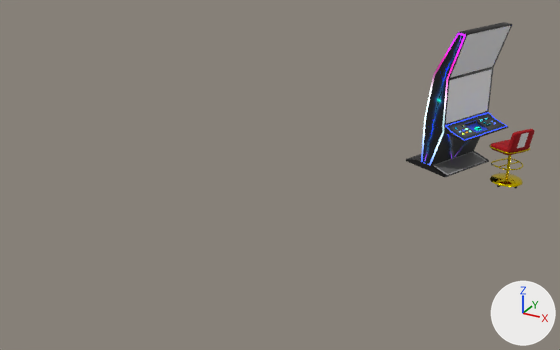
The FBX model Assets/Artwork/Environment/MainScene/Automat3.fbx as it was, and as the next commit left it.
Both versions are drawn from a 50 mm camera at (7.64, -0.6, 9.22) aimed at (0.97, 11.52, 3.16). Lighting does not change. The marker at lower right points along +X, +Y and +Z. The first picture is the older version. Where no turn or scale is listed for an object, it has been applied to the vertices.

In view in the first picture: 'GameChair.040', 'SlotMashine.033'.
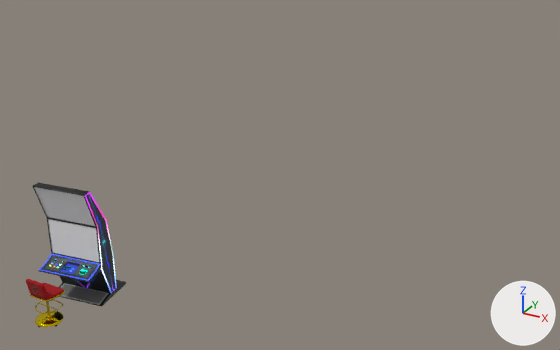
What differs and where, as boxes (x1, y1, x2, y2) in the pictures (560 x 350 px):
'SlotMashine.033', deleted: before (406, 22, 513, 177)
    faces in mat_basecolor_atlas (picture img_atlasnew_png): (406, 22, 513, 177)
    faces in mat_castumglow: (423, 35, 480, 166)
    faces in mat_iframeslotmashinesolo (white #e7e7e7): (446, 69, 492, 123)
    faces in mat_screenslotmashinesolo (white #e7e7e7): (451, 26, 510, 77)
    faces in mat_emission_atlas: (421, 33, 507, 165)
'SlotMashine.054', added: after (33, 182, 126, 307)
    faces in mat_basecolor_atlas (picture img_atlasnew_png): (33, 182, 126, 307)
    faces in mat_iframeslotmashinesolo (white #e7e7e7): (48, 219, 99, 262)
    faces in mat_screenslotmashinesolo (white #e7e7e7): (34, 187, 95, 226)
    faces in mat_castumglow: (60, 194, 116, 293)
    faces in mat_emission_atlas: (39, 192, 117, 293)
'GameChair.040', moved, turned: before (489, 129, 535, 188); after (26, 279, 65, 327)
'SlotMashine.066', added: after (76, 195, 113, 288)

The change, as a diff of the scene's bpy script:
```diff
--- a/Assets/Artwork/Environment/MainScene/Automat3.fbx.py
+++ b/Assets/Artwork/Environment/MainScene/Automat3.fbx.py
@@ me_cube_012 @@
+me_cube_012.from_pydata(...)  # 34 vertices, 14 faces; spans x -0.65..0.65, y -0.42..0.42, z -1.28..1.28
+me_cube_012.materials.append(mat_slotuvscrollisland1)
@@ me_cube_001 @@
+me_cube_001.from_pydata(...)  # 1043 vertices, 927 faces; spans x -0.71..0.72, y -0.81..0.71, z -0.74..1.97
+# faces by material slot: [178, 442, 3, 6, 14, 284]
+me_cube_001.materials.append(mat_basecolor_atlas)  # picture img_atlasnew_png
+me_cube_001.materials.append(mat_emission_atlas)
+me_cube_001.materials.append(mat_screenslotmashinesolo)  # white #e7e7e7
+me_cube_001.materials.append(mat_iframeslotmashinesolo)  # white #e7e7e7
+me_cube_001.materials.append(mat_castumglow)
+me_cube_001.materials.append(mat_slotmashineatlas)
@@ ob_gamechair_040 @@
 ob_gamechair_040 = bpy.data.objects.new('GameChair.040', me_béziercurve_001)
-ob_gamechair_040.location = (5.03, 12.66, 3.42)
-ob_gamechair_040.rotation_euler = (1.564, 0.0, -0.354)  # degrees (90, 0, -20)
+ob_gamechair_040.location = (-3.1, 9.0, -0.06)
+ob_gamechair_040.rotation_euler = (1.564, 0.0, -1.348)  # degrees (90, 0, -77)
@@ ob_slotmashine_033 @@
-ob_slotmashine_033 = bpy.data.objects.new('SlotMashine.033', me_cube_006)
-ob_slotmashine_033.location = (3.88, 13.12, 4.15)
@@ ob_slotmashine_066 @@
+ob_slotmashine_066 = bpy.data.objects.new('SlotMashine.066', me_cube_012)
+ob_slotmashine_066.location = (-3.19, 10.11, 1.3)
@@ ob_slotmashine_054 @@
+ob_slotmashine_054 = bpy.data.objects.new('SlotMashine.054', me_cube_001)
+ob_slotmashine_054.location = (-3.22, 10.25, 0.67)
```
